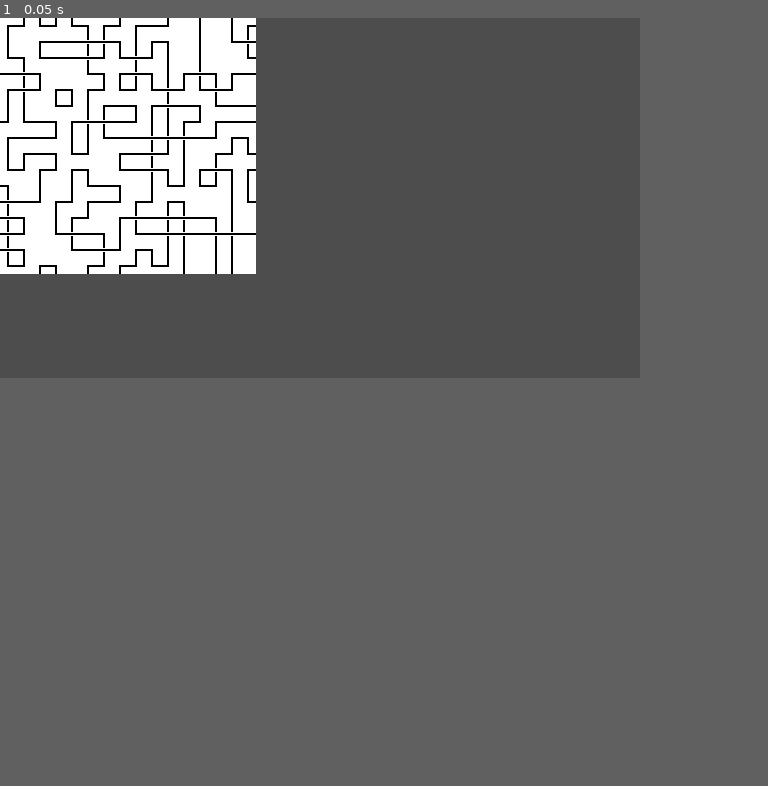
Above: before the commit, frame 1.
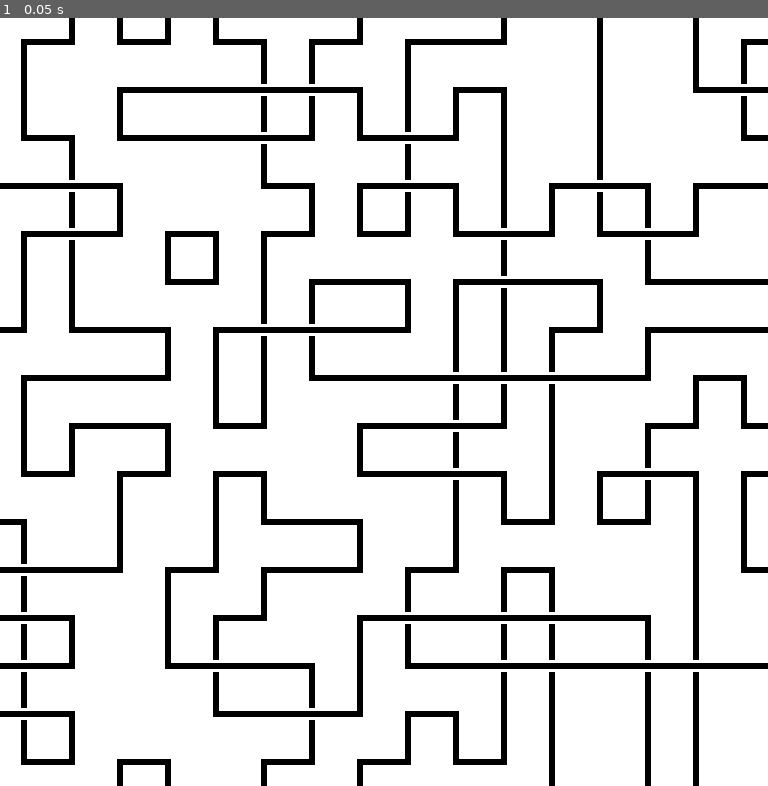
Above: after the commit, the same moment.

Repository: SentientDragon5/CMPM-118-WFC
Game: Godot game, scene res://main.tscn
Same seed, same stepped clock (60 frames per second), same inputs: the game is played once before the commit and once after it.
Inputs:
- Up to frame 1 (0.05 s): no input
In our replay, the window is 640x360 before the commit and 768x768 after it. These sizes can differ from the game's own. Grey fills any space a smaller window leaves; there, only what the larger window draws over its background counts as a difference.

The runs differ from the first frame. In frame 1, 37% of the frame differs, in the area x 0-100%, y 0-100%.

Commit message:
Fit window to tile drawing

Diff:
--- a/wfc/project.godot
+++ b/wfc/project.godot
@@ -21,6 +21,6 @@
 
 [display]
 
-window/size/viewport_width=640
-window/size/viewport_height=360
+window/size/viewport_width=256
+window/size/viewport_height=256
 window/stretch/mode="viewport"
